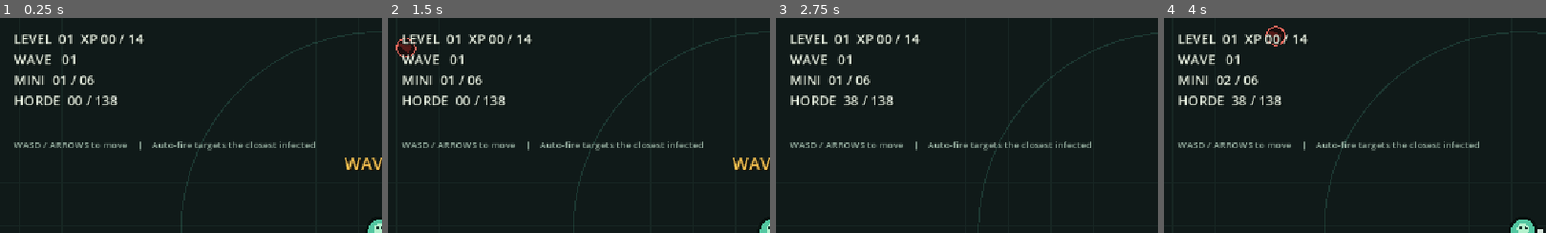
Above: before the commit, frames 1-4 (left to right).
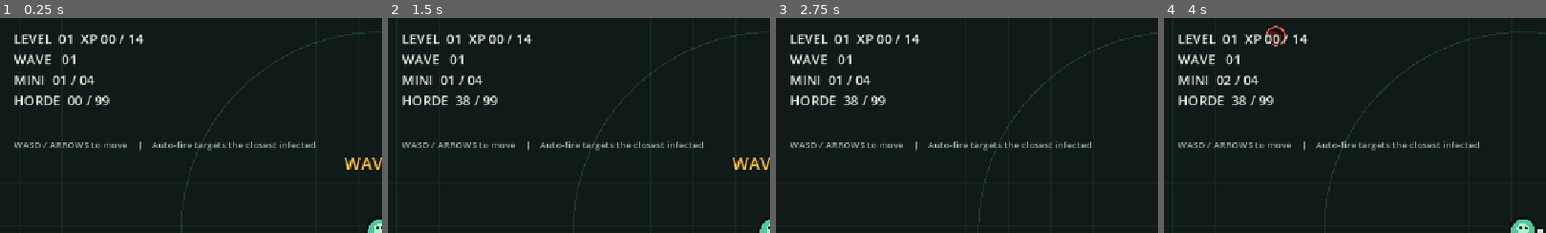
Above: after the commit, the same moments.

Repository: aaaaronn/Tiger-Games
Game: Godot game, scene res://Scenes/main_scene.tscn
Same seed, same stepped clock (60 frames per second), same inputs: the game is played once before the commit and once after it.
Inputs (mouse positions are % of the whole screen's width and height, from its top left):
- Up to frame 1 (0.25 s): no input
- Up to frame 2 (1.5 s): tap Enter at 0.5 s; move the mouse to (72, 45) at 0.52 s; hold D (move_right) 0.53-1.25 s; click (72, 45) at 0.67 s; drag from (30, 55) to (53, 50) at 1.27 s
- Up to frame 3 (2.75 s): move the mouse to (60, 28) at 2.02 s; hold D (move_right) from 2.03 s (still down)
- Up to frame 4 (4 s): release D (move_right) at 2.75 s; drag from (45, 70) to (20, 35) at 2.77 s; move the mouse to (80, 65) at 3.52 s; hold A (move_left) from 3.53 s (still down)
The pictures show only the part of the screen within x 0-50%, y 0-50%; the shares and areas given below are measured in that part.

The runs differ from the first frame. In frame 1, 0.3% of the frame differs, in the area x 22-31%, y 26-41%; in frame 2, 0.5%, in the area x 2-31%, y 9-41%; in frame 3, 0.3%; in frame 4, 0.3%.

Commit message:
minpbosses

Diff:
--- a/Scripts/enemy.gd
+++ b/Scripts/enemy.gd
@@ -71,7 +71,7 @@
 		if buff_clock <= 0.0:
 			buff_nearby_enemies()
 			buff_clock = 3.0
-	elif kind == "boss" and attack_clock <= 0.0:
+	elif (kind == "boss" or kind == "mini_boss") and attack_clock <= 0.0:
 		use_boss_ability()
 		attack_clock = max(2.0, 5.0 - target.get_parent().wave * 0.04)
 	if position.distance_to(target.position) < collision_radius() + 18.0 and kind != "spitter":
@@ -91,7 +91,7 @@
 	queue_redraw()
 
 func fire_spit() -> void:
-	var projectile := preload("res://Scripts/enemy_projectile.gd").new()
+	var projectile: Area2D = preload("res://Scripts/enemy_projectile.gd").new()
 	projectile.position = position
 	projectile.direction = position.direction_to(target.position)
 	projectile.damage = damage
@@ -138,6 +138,8 @@
 			return 22.0
 		"boss":
 			return 30.0
+		"mini_boss":
+			return 24.0
 		_:
 			return 16.0
 
@@ -168,6 +170,9 @@
 	elif kind == "boss":
 		body_color = Color("d95050")
 		radius = 28.0
+	elif kind == "mini_boss":
+		body_color = Color("d47b45")
+		radius = 23.0
 	if hit_flash > 0.0:
 		body_color = Color.WHITE
 	if kind == "charger" and is_instance_valid(target) and (dash_timer > 0.0 or dash_cooldown <= 0.0):
@@ -181,7 +186,7 @@
 		draw_rect(Rect2(-bar_width / 2.0, -radius - 10.0, bar_width * clamp(float(health) / float(max_health), 0.0, 1.0), 5.0), Color("68d391"))
 	draw_circle(Vector2.ZERO, radius + 3.0, Color("08100e"))
 	draw_circle(Vector2.ZERO, radius, body_color)
-	if kind == "boss":
+	if kind == "boss" or kind == "mini_boss":
 		draw_circle(Vector2(-9, -5), 4.0, Color("f6c453"))
 		draw_circle(Vector2(9, -5), 4.0, Color("f6c453"))
 		draw_line(Vector2(-12, 12), Vector2(12, 12), Color("101a19"), 4.0)
--- a/Scripts/game.gd
+++ b/Scripts/game.gd
@@ -115,7 +115,12 @@
 		setup_wave(wave)
 		wave_banner_clock = 2.5
 	if wave_banner_clock > 0.0:
-		wave_banner.text = "BOSS WAVE %02d  |  %s" % [wave, boss_variant.to_upper()] if is_boss_wave() else "WAVE %02d" % wave
+		if is_boss_wave():
+			wave_banner.text = "BIG BOSS WAVE %02d  |  %s" % [wave, boss_variant.to_upper()]
+		elif is_mini_boss_wave():
+			wave_banner.text = "MINI BOSS WAVE %02d" % wave
+		else:
+			wave_banner.text = "WAVE %02d" % wave
 	else:
 		wave_banner.text = ""
 	var alive_enemies := get_tree().get_nodes_in_group("enemies").size()
@@ -145,14 +150,14 @@
 	spawn_markers.clear()
 	boss_spawned = false
 	mini_wave_index = 0
-	mini_wave_total = mini(6 + floori(float(next_wave) / 2.0), 12)
+	mini_wave_total = mini(4 + floori(float(next_wave) / 3.0), 8)
 	clumps_remaining = mini_wave_total
 	enemies_spawned = 0
 	enemies_planned = 0
 	boss_variant = boss_ability_for_wave(next_wave)
 	for mini_index in mini_wave_total:
 		enemies_planned += mini_wave_size(mini_index)
-	if is_boss_wave():
+	if is_boss_wave() or is_mini_boss_wave():
 		enemies_planned += 1
 
 func mini_wave_size(index: int) -> int:
@@ -161,8 +166,8 @@
 	return mini(14 + wave * 3 + (index % 2) * 5, 42)
 
 func spawn_mini_wave() -> void:
-	if mini_wave_index == 0 and is_boss_wave():
-		spawn_boss()
+	if mini_wave_index == 0 and (is_boss_wave() or is_mini_boss_wave()):
+		spawn_boss(is_boss_wave())
 	var amount := mini_wave_size(mini_wave_index)
 	spawn_horde(amount)
 	mini_wave_index += 1
@@ -174,15 +179,18 @@
 	pending_spawn_positions.clear()
 	for index in amount:
 		pending_spawn_positions.append(random_spawn_position())
-	spawn_markers.append({"positions": pending_spawn_positions.duplicate(), "time": 2.0})
-	spawn_clock = 2.0
+	spawn_markers.append({"positions": pending_spawn_positions.duplicate(), "time": 1.25})
+	spawn_clock = 1.25
 	mini_wave_index += 1
 	enemies_spawned += amount
 
 func spawn_horde_at_positions(amount: int, positions: Array[Vector2]) -> void:
 	spawn_markers.clear()
 	if is_boss_wave() and not boss_spawned:
-		spawn_boss()
+		spawn_boss(true)
+		boss_spawned = true
+	elif is_mini_boss_wave() and not boss_spawned:
+		spawn_boss(false)
 		boss_spawned = true
 	for index in amount:
 		spawn_enemy(index, amount, positions[index])
@@ -300,7 +308,7 @@
 			player.fire_rate = max(0.09, player.fire_rate * 0.8)
 			fire_rate_upgrade += 1
 		"damage":
-			player.weapon_damage += 2
+			player.weapon_damage += 1
 			damage_upgrade += 1
 		"vitality":
 			player.max_health += 25
@@ -375,16 +383,16 @@
 	enemy.died.connect(_on_enemy_died)
 	add_child(enemy)
 
-func spawn_boss() -> void:
+func spawn_boss(is_big: bool = true) -> void:
 	var boss := Enemy.new()
 	boss.position = random_spawn_position(randf() * TAU)
 	boss.target = player
-	boss.kind = "boss"
-	boss.max_health = 100 + wave * 24
+	boss.kind = "boss" if is_big else "mini_boss"
+	boss.max_health = (100 + wave * 24) if is_big else (60 + wave * 12)
 	boss.health = boss.max_health
-	boss.speed = 38.0 + wave * 0.8
-	boss.damage = 28 + wave * 2
-	boss.score_value = 250 + wave * 10
+	boss.speed = (38.0 + wave * 0.8) if is_big else (54.0 + wave * 1.2)
+	boss.damage = (28 + wave * 2) if is_big else (20 + wave)
+	boss.score_value = (250 + wave * 10) if is_big else (100 + wave * 5)
 	boss.level = max(1, 1 + floori(float(wave - 1) / 5.0))
 	boss.xp_value = 5 + boss.level * 2
 	boss.boss_variant = boss_variant
@@ -393,6 +401,9 @@
 
 func is_boss_wave() -> bool:
 	return wave % 10 == 0
+
+func is_mini_boss_wave() -> bool:
+	return wave % 5 == 0 and not is_boss_wave()
 
 func choose_enemy_type() -> String:
 	var roll := randf()
